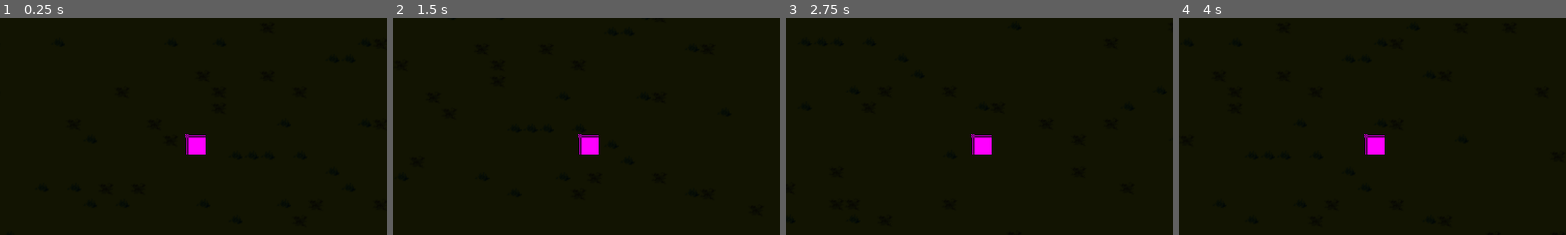
Above: before the commit, frames 1-4 (left to right).
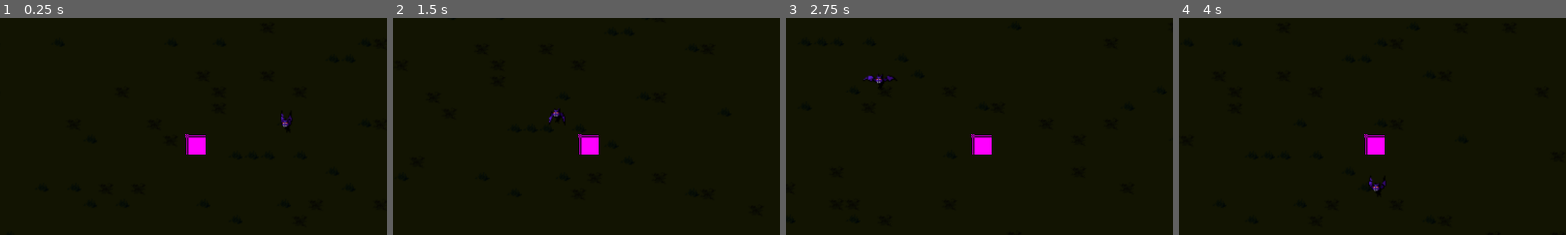
Above: after the commit, the same moments.

Repository: bluewind109/BossPattern
Game: Godot game, scene res://game/game.tscn
Two runs of this game, one before a commit and one after it. Both use one fixed random seed, a clock stepped at 60 frames per second and the inputs below.
Inputs:
- Up to frame 1 (0.25 s): no input
- Up to frame 2 (1.5 s): tap Enter at 0.5 s; hold D (right) 0.53-1.28 s; hold S (down) from 1.28 s (still down)
- Up to frame 3 (2.75 s): tap Space at 2 s; release S (down) at 2.03 s; hold D (right) from 2.03 s (still down)
- Up to frame 4 (4 s): release D (right) at 2.78 s; hold W (up) 2.78-3.53 s; tap Enter at 3.5 s; hold A (left) from 3.53 s (still down)
The pictures show only the part of the screen within x 25-75%, y 21-71%; the shares and areas given below are measured in that part.

The runs differ from the first frame. In frame 1, 0.1% of the frame differs, in the area x 72-76%, y 43-51%; in frame 2, 0.1%; in frame 3, 0.1%, in the area x 20-28%, y 26-31%; in frame 4, 0.1%.

Commit message:
Working enemy pattern with callable state machine

Diff:
--- /dev/null
+++ b/common/callable_state_machine/callable_state.gd
@@ -0,0 +1,15 @@
+extends RefCounted
+class_name CallableState
+
+var normal: Callable
+var enter: Callable
+var leave: Callable
+
+func _init(
+	normal_state_callable: Callable,
+	enter_state_callable: Callable,
+	leave_state_callable: Callable
+):
+	normal = normal_state_callable
+	enter = enter_state_callable
+	leave = leave_state_callable
--- /dev/null
+++ b/common/callable_state_machine/callable_state.tscn
@@ -0,0 +1,6 @@
+[gd_scene load_steps=2 format=3 uid="uid://dvrmye70chivc"]
+
+[ext_resource type="Script" uid="uid://c0bnunsd0tkcw" path="res://common/callable_state_machine/callable_state.gd" id="1_n5vmc"]
+
+[node name="callable_state" type="Node2D"]
+script = ExtResource("1_n5vmc")
--- /dev/null
+++ b/common/callable_state_machine/callable_state_machine.gd
@@ -0,0 +1,46 @@
+extends Node2D
+## State Machine using callable
+## Source code from FireBelley:
+## https://gist.github.com/firebelley/96f2f82e3feaa2756fe647d8b9843174
+class_name CallableStateMachine
+
+var state_dictionary: Dictionary[String, CallableState] = {}
+var current_state: String
+
+func add_states(state_name: String, callable_state: CallableState):
+	state_dictionary[state_name] = callable_state
+
+func set_initial_state(state_name: String):
+	print("set_initial_state: ", state_name)
+	# var state_name = state_callable.get_method()
+	if (state_dictionary.has(state_name)):
+		_set_state.call_deferred(state_name)
+	else:
+		push_warning("No state found with name: ", state_name)
+
+func update():
+	if (state_dictionary.has(current_state)):
+		# print("update: ", current_state)
+		var normal_state: CallableState = state_dictionary[current_state]
+		var normal_callback: Callable = normal_state.normal
+		normal_callback.call()
+
+func change_state(state_name: String):
+	if (state_dictionary.has(state_name)):
+		_set_state.call_deferred(state_name)
+	else:
+		push_warning("No state found with name: ", state_name)
+
+func _set_state(state_name: String):
+	if (current_state):
+		var leave_callable: Callable = state_dictionary[current_state].leave
+		if (not leave_callable.is_valid()):
+			leave_callable.call()
+
+	current_state = state_name
+	var enter_callable: Callable = state_dictionary[current_state].enter
+	if (not enter_callable.is_null()):
+		enter_callable.call()
+
+func is_in_state(state_name: String) -> bool:
+	return current_state.contains(state_name)
--- /dev/null
+++ b/common/callable_state_machine/callable_state_machine.tscn
@@ -0,0 +1,6 @@
+[gd_scene load_steps=2 format=3 uid="uid://bojlohyvov773"]
+
+[ext_resource type="Script" uid="uid://bnxs0l2v5kuqo" path="res://common/callable_state_machine/callable_state_machine.gd" id="1_13xu3"]
+
+[node name="callable_state_machine" type="Node2D"]
+script = ExtResource("1_13xu3")
--- a/common/component_BaseControl.gd
+++ b/common/component_BaseControl.gd
@@ -12,5 +12,4 @@
 
 func _ready() -> void:
 	component_velocity = get_parent() as ComponentVelocity
-	print("a")
 	assert(component_velocity, "BaseControlComponent must be a child of a ComponentVelocity in %s." % [str(get_path())])
--- /dev/null
+++ b/common/component_Steering/component_Steering.gd
@@ -0,0 +1,43 @@
+extends Node2D
+class_name ComponentSteer
+
+var debug_enabled: bool = false
+var debug: Dictionary = {}
+
+func steer(
+	velocity: Vector2,
+	global_pos: Vector2,
+	target_pos: Vector2,
+	max_speed: float = 200.0,
+	mass: float = 20.0, # speed of the steering force
+) -> Vector2:
+	var desired_velocity = target_pos - global_pos
+	var scaled_dv = desired_velocity.normalized() * max_speed
+
+	var _steer: Vector2 = (scaled_dv - velocity) / mass
+
+	if (debug_enabled):
+		update_debug({
+			"velocity": velocity,
+			"scaled_dv": scaled_dv,
+			"_steer": _steer
+		})
+
+	return velocity + _steer
+
+func _process(delta: float) -> void:
+	queue_redraw()
+
+func update_debug(dict: Dictionary):
+	for key in dict:
+		debug[key] = dict[key]
+
+func _draw():
+	return
+	# if (debug_enabled == false): return
+	# if (debug.size() == 0): return
+
+	# draw_line(position, debug["velocity"], Color.BLACK, 4.0)
+	# draw_line(position, debug["scaled_dv"], Color.BLUE, 4.0)
+	# draw_line(debug["velocity"], debug["scaled_dv"], Color.RED, 4.0)
+	# draw_circle(debug["velocity"], 3.0, Color.BLACK)
--- /dev/null
+++ b/common/component_Steering/component_Steering.tscn
@@ -0,0 +1,6 @@
+[gd_scene load_steps=2 format=3 uid="uid://co3yjo3qkw6an"]
+
+[ext_resource type="Script" uid="uid://boa4hth1qn2vi" path="res://scenes/common/component_Steering/component_Steering.gd" id="1_kqrxc"]
+
+[node name="component_Steering" type="Node2D"]
+script = ExtResource("1_kqrxc")
--- a/common/component_Velocity/component_Velocity.gd
+++ b/common/component_Velocity/component_Velocity.gd
@@ -8,7 +8,7 @@
 @export_range(0.0, 1.0) var acceleration_coefficient: float = 1.0
 @export_range(0.0, 1.0) var deceleration_coefficient: float = 1.0
 
-var max_speed: float = 150.0
+@export var max_speed: float = 150.0
 
 var direction: Vector2 = Vector2.ZERO
 
--- /dev/null
+++ b/enemy/enemy_Base.gd
@@ -0,0 +1,16 @@
+extends CharacterBody2D
+class_name EnemyBase
+
+var player_ref: CharacterBody2D
+
+var STATE: Dictionary[String, String] = {}
+
+@export var state_machine: CallableStateMachine
+
+@export var component_health: ComponentHealth
+
+var is_spawning: bool = false
+
+func _ready() -> void:
+	player_ref = get_tree().get_first_node_in_group("Player")
+	return
--- /dev/null
+++ b/enemy/enemy_Base.tscn
@@ -0,0 +1,29 @@
+[gd_scene load_steps=7 format=3 uid="uid://cbsmy8l7srlc1"]
+
+[ext_resource type="Script" uid="uid://b4ynji4ptgobk" path="res://enemy/enemy_Base.gd" id="1_5wlh4"]
+[ext_resource type="PackedScene" uid="uid://c8qiyb0hv14it" path="res://common/component_Health/component_Health.tscn" id="2_6w35g"]
+[ext_resource type="PackedScene" uid="uid://bojlohyvov773" path="res://common/callable_state_machine/callable_state_machine.tscn" id="2_8r14e"]
+[ext_resource type="PackedScene" uid="uid://deglm4gc4ddcp" path="res://common/component_Hitbox/component_Hitbox.tscn" id="3_8r14e"]
+[ext_resource type="PackedScene" uid="uid://ba5chyifcbwsv" path="res://common/component_Hurtbox/component_Hurtbox.tscn" id="4_jw7fl"]
+[ext_resource type="PackedScene" uid="uid://kwq7kkbhdepp" path="res://common/component_Velocity/component_Velocity.tscn" id="7_vg5so"]
+
+[node name="EnemyBase" type="CharacterBody2D" node_paths=PackedStringArray("state_machine", "component_health")]
+motion_mode = 1
+script = ExtResource("1_5wlh4")
+state_machine = NodePath("callable_state_machine")
+component_health = NodePath("component_Health")
+
+[node name="callable_state_machine" parent="." instance=ExtResource("2_8r14e")]
+
+[node name="component_Health" parent="." instance=ExtResource("2_6w35g")]
+
+[node name="component_Hitbox" parent="." node_paths=PackedStringArray("owner_ref") instance=ExtResource("3_8r14e")]
+owner_ref = NodePath("..")
+
+[node name="component_Hurtbox" parent="." node_paths=PackedStringArray("component_health") instance=ExtResource("4_jw7fl")]
+component_health = NodePath("../component_Health")
+
+[node name="component_Velocity" parent="." node_paths=PackedStringArray("owner_node") instance=ExtResource("7_vg5so")]
+owner_node = NodePath("..")
+
+[node name="CollisionShape2D" type="CollisionShape2D" parent="."]
--- /dev/null
+++ b/enemy/enemy_Bat/enemy_Bat.gd
@@ -0,0 +1,80 @@
+extends EnemyBase
+class_name EnemyBat
+
+@export var sprite: Sprite2D
+var idle_texture: Texture2D = preload("res://enemy/sprites/Bat-IdleFly.png")
+var chase_texture: Texture2D = preload("res://enemy/sprites/Bat-Run.png")
+
+@export var anim_player: AnimationPlayer
+const anim_dict: Dictionary [String, String] = {
+	"idle": "fly_idle",
+	"chase": "fly_chase",
+}
+
+@export var component_velocity: ComponentVelocity
+@export var component_steer: ComponentSteer
+
+@export var CHARGE_RANGE: float = 150.0
+
+func _ready() -> void:
+	super._ready()
+	STATE = {
+		"Normal": "Normal",
+		"Charge": "Charge",
+	}
+
+	state_machine.add_states(STATE.Normal, CallableState.new(
+		on_normal_state,
+		on_enter_normal_state,
+		on_leave_normal_state
+	))
+
+	state_machine.add_states(STATE.Charge, CallableState.new(
+		on_charge_state,
+		on_enter_charge_state,
+		on_leave_charge_state
+	))
+
+	state_machine.set_initial_state(STATE.Normal)
+
+func _physics_process(_delta: float) -> void:
+	state_machine.update()
+
+func on_enter_normal_state():
+	sprite.texture = idle_texture
+	sprite.hframes = 9
+	sprite.region_rect.size = Vector2(64 * sprite.hframes, 64)
+	anim_player.play(anim_dict["idle"])
+
+func on_normal_state():
+	var target_pos: Vector2 = player_ref.global_position
+	var mass: float = 20.0
+	velocity = component_steer.steer(
+		velocity,
+		global_position,
+		target_pos,
+		component_velocity.max_speed,
+		mass
+	)
+	component_velocity.direction = global_position.direction_to(player_ref.global_position)
+
+	move_and_slide()
+
+	# TODO if player in X range, change to chase state
+
+func movement_update(delta):
+	pass
+
+func on_leave_normal_state():
+	pass
+
+func on_enter_charge_state():
+	sprite.texture = chase_texture
+	sprite.hframes = 8
+	anim_player.play(anim_dict["chase"])
+
+func on_charge_state():
+	pass
+
+func on_leave_charge_state():
+	pass
--- /dev/null
+++ b/enemy/enemy_Bat/enemy_Bat.tscn
@@ -0,0 +1,96 @@
+[gd_scene load_steps=11 format=3 uid="uid://bk5q3wde4ijnu"]
+
+[ext_resource type="PackedScene" uid="uid://cbsmy8l7srlc1" path="res://enemy/enemy_Base.tscn" id="1_drigw"]
+[ext_resource type="Script" uid="uid://cv6glw0h1k60u" path="res://enemy/enemy_Bat/enemy_Bat.gd" id="2_gk5d6"]
+[ext_resource type="PackedScene" uid="uid://co3yjo3qkw6an" path="res://common/component_Steering/component_Steering.tscn" id="3_dfyub"]
+[ext_resource type="Texture2D" uid="uid://lwxali42kc7u" path="res://enemy/sprites/Bat-IdleFly.png" id="3_e3oof"]
+[ext_resource type="Texture2D" uid="uid://dxwrv37me0yhg" path="res://enemy/sprites/Bat-Run.png" id="3_ovcyg"]
+
+[sub_resource type="CircleShape2D" id="CircleShape2D_dfyub"]
+
+[sub_resource type="Animation" id="Animation_dfyub"]
+length = 0.001
+tracks/0/type = "value"
+tracks/0/imported = false
+tracks/0/enabled = true
+tracks/0/path = NodePath(".:frame")
+tracks/0/interp = 1
+tracks/0/loop_wrap = true
+tracks/0/keys = {
+"times": PackedFloat32Array(0),
+"transitions": PackedFloat32Array(1),
+"update": 1,
+"values": [0]
+}
+
+[sub_resource type="Animation" id="Animation_e3oof"]
+resource_name = "fly_chase"
+length = 0.8
+loop_mode = 1
+step = 0.1
+tracks/0/type = "value"
+tracks/0/imported = false
+tracks/0/enabled = true
+tracks/0/path = NodePath(".:frame")
+tracks/0/interp = 1
+tracks/0/loop_wrap = true
+tracks/0/keys = {
+"times": PackedFloat32Array(0, 0.1, 0.2, 0.3, 0.4, 0.5, 0.6, 0.7),
+"transitions": PackedFloat32Array(1, 1, 1, 1, 1, 1, 1, 1),
+"update": 1,
+"values": [0, 1, 2, 3, 4, 5, 6, 7]
+}
+
+[sub_resource type="Animation" id="Animation_ovcyg"]
+resource_name = "fly_idle"
+length = 0.9
+loop_mode = 1
+step = 0.1
+tracks/0/type = "value"
+tracks/0/imported = false
+tracks/0/enabled = true
+tracks/0/path = NodePath(".:frame")
+tracks/0/interp = 1
+tracks/0/loop_wrap = true
+tracks/0/keys = {
+"times": PackedFloat32Array(0, 0.1, 0.2, 0.3, 0.4, 0.5, 0.6, 0.7, 0.8),
+"transitions": PackedFloat32Array(1, 1, 1, 1, 1, 1, 1, 1, 1),
+"update": 1,
+"values": [0, 1, 2, 3, 4, 5, 6, 7, 8]
+}
+
+[sub_resource type="AnimationLibrary" id="AnimationLibrary_e3oof"]
+_data = {
+&"RESET": SubResource("Animation_dfyub"),
+&"fly_chase": SubResource("Animation_e3oof"),
+&"fly_idle": SubResource("Animation_ovcyg")
+}
+
+[node name="enemy_Bat" node_paths=PackedStringArray("sprite", "anim_player", "component_velocity", "component_steer") instance=ExtResource("1_drigw")]
+script = ExtResource("2_gk5d6")
+sprite = NodePath("Sprite2D")
+idle_texture = ExtResource("3_e3oof")
+chase_texture = ExtResource("3_ovcyg")
+anim_player = NodePath("Sprite2D/AnimationPlayer")
+component_velocity = NodePath("component_Velocity")
+component_steer = NodePath("component_Steering")
+CHARGE_RANGE = 150.0
+
+[node name="component_Velocity" parent="." index="4"]
+max_speed = 25.0
+
+[node name="component_Steering" parent="." index="5" instance=ExtResource("3_dfyub")]
+
+[node name="CollisionShape2D" parent="." index="6"]
+shape = SubResource("CircleShape2D_dfyub")
+
+[node name="Sprite2D" type="Sprite2D" parent="." index="7"]
+texture = ExtResource("3_e3oof")
+hframes = 9
+region_enabled = true
+region_rect = Rect2(0, 0, 576, 64)
+
+[node name="AnimationPlayer" type="AnimationPlayer" parent="Sprite2D" index="0"]
+libraries = {
+&"": SubResource("AnimationLibrary_e3oof")
+}
--- a/game/game.tscn
+++ b/game/game.tscn
@@ -1,8 +1,9 @@
-[gd_scene load_steps=4 format=3 uid="uid://s35lmfixqjns"]
+[gd_scene load_steps=5 format=3 uid="uid://s35lmfixqjns"]
 
 [ext_resource type="Script" uid="uid://cpl63vx0dh74g" path="res://game/game.gd" id="1_l1rk1"]
 [ext_resource type="PackedScene" uid="uid://geb0lg3x5n8l" path="res://background/background.tscn" id="2_h7iqs"]
 [ext_resource type="PackedScene" uid="uid://v67gpa0c2rdm" path="res://player/player.tscn" id="2_vasa2"]
+[ext_resource type="PackedScene" uid="uid://bk5q3wde4ijnu" path="res://enemy/enemy_Bat/enemy_Bat.tscn" id="4_4fuuu"]
 
 [node name="game" type="Node2D"]
 script = ExtResource("1_l1rk1")
@@ -11,3 +12,6 @@
 
 [node name="Player" parent="." instance=ExtResource("2_vasa2")]
 position = Vector2(641, 362)
+
+[node name="enemy_Bat" parent="." instance=ExtResource("4_4fuuu")]
+position = Vector2(742, 331)
--- a/player/player.tscn
+++ b/player/player.tscn
@@ -16,7 +16,7 @@
 
 [sub_resource type="RectangleShape2D" id="RectangleShape2D_boad6"]
 
-[node name="Player" type="CharacterBody2D" node_paths=PackedStringArray("component_health")]
+[node name="Player" type="CharacterBody2D" node_paths=PackedStringArray("component_health") groups=["Player"]]
 collision_layer = 0
 collision_mask = 0
 motion_mode = 1
Not shown, added: common/callable_state_machine/callable_state.gd.uid
Not shown, added: common/callable_state_machine/callable_state_machine.gd.uid
Not shown, added: common/component_Steering/component_Steering.gd.uid
Not shown, added: enemy/enemy_Base.gd.uid
Not shown, added: enemy/enemy_Bat/enemy_Bat.gd.uid
Binary file added: enemy/sprites/Bat-IdleFly.png
Not shown, added: enemy/sprites/Bat-IdleFly.png.import
Binary file added: enemy/sprites/Bat-Run.png
Not shown, added: enemy/sprites/Bat-Run.png.import
